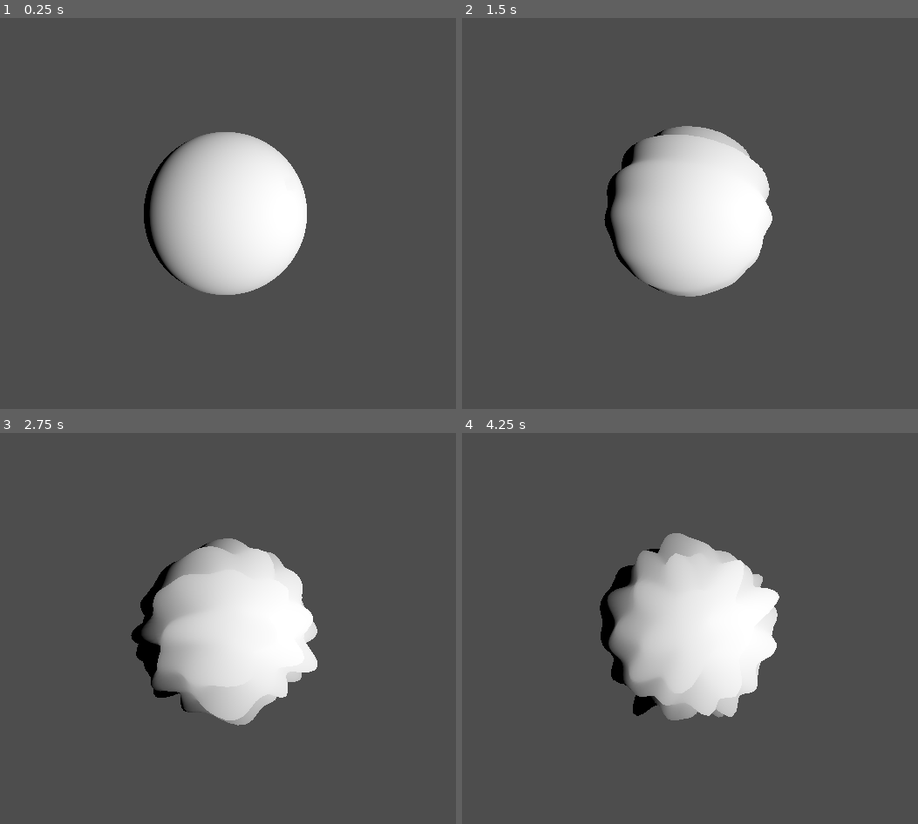
Above: before the commit, frames 1-4 (two rows, left to right).
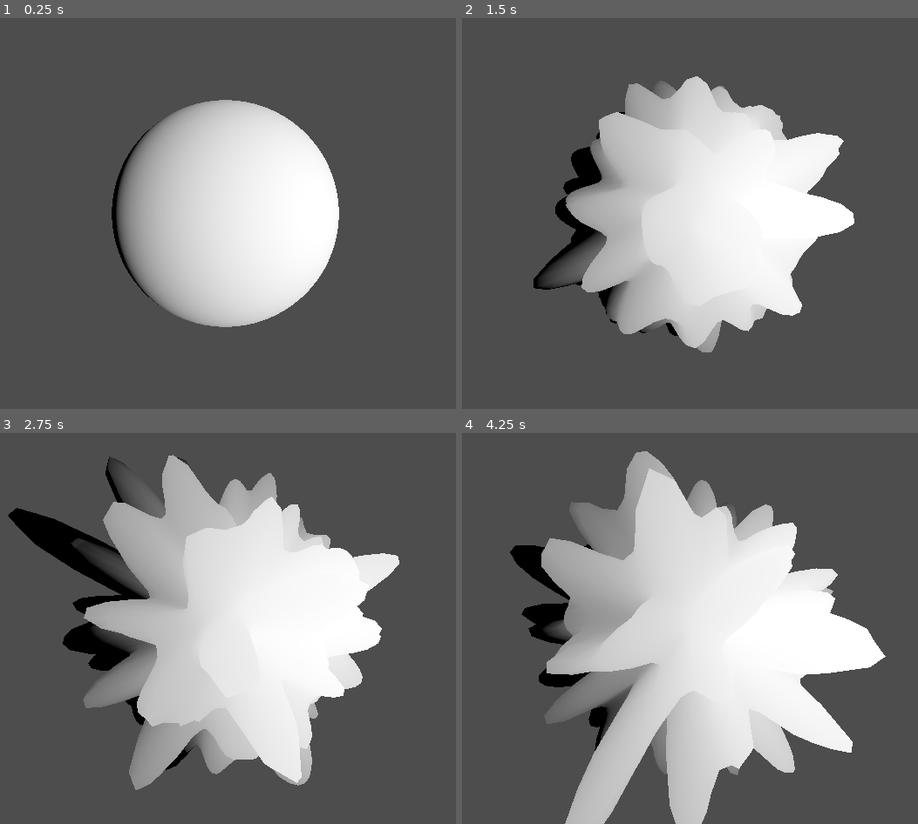
Above: after the commit, the same moments.

Repository: Routund/Earth_shakers
Game: Godot game, scene res://test.tscn
Same seed, same stepped clock (60 frames per second), same inputs: the game is played once before the commit and once after it.
Inputs:
- Up to frame 1 (0.25 s): no input
- Up to frame 2 (1.5 s): tap Enter at 0.5 s; hold Right (right) 0.53-1.28 s; hold Space (jump) 0.53-1.28 s; hold A (left) from 1.28 s (still down); tap Space (jump) at 1.35 s
- Up to frame 3 (2.75 s): tap Space (jump) at 1.52, 1.82 s; release A (left) at 2.03 s; hold Right (right) from 2.03 s (still down); hold Space (jump) from 2.03 s (still down)
- Up to frame 4 (4.25 s): release Space (jump) at 2.78 s; tap Space (jump) at 2.85, 3.02, 3.32 s; release Right (right) at 3.53 s; hold A (left) from 3.53 s (still down); hold Space (jump) from 3.53 s (still down)

The runs differ from the first frame. In frame 1, 14% of the frame differs, in the area x 24-75%, y 20-80%; in frame 2, 21%; in frame 3, 29%; in frame 4, 34%, in the area x 10-93%, y 4-100%.

Commit message:
Did things

Diff:
--- a/UvSphere.gd
+++ b/UvSphere.gd
@@ -5,11 +5,6 @@
 var radius = 1.6
 
 var k : float = 0
-
-const e : float = 2.718281
-const dampening : float = 1.8
-const phase_shift : float = PI/4
-const frequency = 15
 
 var surface_array = []
 
@@ -23,51 +18,6 @@
 
 func _ready():
 	randomize()
-	surface_array.resize(Mesh.ARRAY_MAX)
-
-	# Vertex indices.
-	var thisrow = 0
-	var prevrow = 0
-	var point = 0
-
-	# Loop over rings.
-	for i in range(rings + 1):
-		var v = float(i) / rings
-		var w = sin(PI * v)
-		var y = cos(PI * v)
-
-		# Loop over segments in ring.
-		for j in range(radial_segments + 1):
-			var u = float(j) / radial_segments
-			var x = sin(u * PI * 2.0)
-			var z = cos(u * PI * 2.0)
-			var vert = Vector3(x * radius * w, y * radius, z * radius * w)
-			verts.append(vert)
-			normals.append(vert.normalized())
-			uvs.append(Vector2(u, v))
-			point += 1
-
-			# Create triangles in ring using indices.
-			if i > 0 and j > 0:
-				indices.append(prevrow + j - 1)
-				indices.append(prevrow + j)
-				indices.append(thisrow + j - 1)
-
-				indices.append(prevrow + j)
-				indices.append(thisrow + j)
-				indices.append(thisrow + j - 1)
-
-		prevrow = thisrow
-		thisrow = point
-	# Assign arrays to surface array.
-	surface_array[Mesh.ARRAY_VERTEX] = verts
-	surface_array[Mesh.ARRAY_TEX_UV] = uvs
-	surface_array[Mesh.ARRAY_NORMAL] = normals
-	surface_array[Mesh.ARRAY_INDEX] = indices
-
-	# Create mesh surface from mesh array.
-	# No blendshapes, lods, or compression used.
-	mesh.add_surface_from_arrays(Mesh.PRIMITIVE_TRIANGLES, surface_array)
 
 func add_impact(impact_site : Vector3):
 	impact_site = impact_site.normalized()
@@ -81,17 +31,11 @@
 
 func _process(delta : float) -> void:
 	k+=delta
-	if Input.is_action_just_pressed("jump"):
+	if Input.is_action_pressed("jump"):
 		add_impact(Vector3(randf()- 0.5,randf() - 0.5,randf()-0.5).normalized())
-		if len(impact_points)==15:
+		if len(impact_points)==100:
 			impact_points.pop_at(0)
 
-	recalculate_positions()
-
-	surface_array[Mesh.ARRAY_VERTEX] = verts
-
-	mesh.clear_surfaces()
-	mesh.add_surface_from_arrays(Mesh.PRIMITIVE_TRIANGLES, surface_array)
 
 	if Input.is_action_pressed("left"):
 		rotation.y -= 0.02
--- a/ico_sphere.gd
+++ /dev/null
@@ -1,23 +0,0 @@
-extends Node3D
-@onready var mesh_instance : MeshInstance3D = get_node("Icosphere")
-var mdt : MeshDataTool = MeshDataTool.new()
-var k = 0
-
-# Called when the node enters the scene tree for the first time.
-func _ready() -> void:
-	mdt.create_from_surface(mesh_instance.mesh,0)
-	var verts = []
-	for i in range(mdt.get_vertex_count()):
-		var vert = mdt.get_vertex(i)
-		verts.append([vert,0])
-		for j in range(i-1):
-			if vert == verts[j][0]:
-				verts[j][1]+=1
-				print(verts[j][1])
-	pass # Replace with function body.
-
-
-# Called every frame. 'delta' is the elapsed time since the previous frame.
-func _process(delta: float) -> void:
-	k+=1
-	pass
--- a/planet_wave.gdshader
+++ b/planet_wave.gdshader
@@ -8,6 +8,7 @@
 const float dampening = 1.8;
 const float phase_shift = PI/4.0;
 const float frequency = 15.0;
+const float height = 0.1;
 
 
 void vertex() {
@@ -20,11 +21,11 @@
 		impact_point.xyz = (impact_point.xyz - vec3(0.5,0.5,0.5)) * 2.0;
 		float angle = acos(dot(vec_normal,impact_point.xyz));
 		float x = max(0,abs(angle - TIME + impact_point.a * 1000.0));
-		additive -= 0.1 * pow(e,-dampening * x) * (cos(frequency * x + phase_shift) + sin(frequency*x + phase_shift));
+		additive -= height * pow(e,-dampening * x) * (cos(frequency * x + phase_shift) + sin(frequency*x + phase_shift));
 		i+=1;
 	}
 
-	VERTEX = vec_normal * (radius + additive);
+	VERTEX = vec_normal * (length(VERTEX) + additive);
 }
 
 void fragment() {
--- a/test.tscn
+++ b/test.tscn
@@ -13,12 +13,16 @@
 shader_parameter/radius = 1.5
 shader_parameter/impact_data = ExtResource("2_bw1wi")
 
-[sub_resource type="ArrayMesh" id="ArrayMesh_du5ml"]
+[sub_resource type="SphereMesh" id="SphereMesh_hk8ae"]
+radius = 2.0
+height = 4.0
+radial_segments = 75
+rings = 75
 
 [node name="Node3D" type="Node3D"]
 
 [node name="DirectionalLight3D" type="DirectionalLight3D" parent="."]
-transform = Transform3D(0.796952, 0, 0.604043, 0, 1, 0, -0.604043, 0, 0.796952, 0, 0, 2.11431)
+transform = Transform3D(0.796952, 0, 0.604043, 0, 1, 0, -0.604043, 0, 0.796952, 16.9971, -9.53674e-07, 15.8772)
 
 [node name="MeshInstance3D3" type="MeshInstance3D" parent="."]
 visible = false
@@ -30,6 +34,6 @@
 
 [node name="MeshInstance3D2" type="MeshInstance3D" parent="."]
 material_override = SubResource("ShaderMaterial_cmlmp")
-mesh = SubResource("ArrayMesh_du5ml")
+mesh = SubResource("SphereMesh_hk8ae")
 skeleton = NodePath("")
 script = ExtResource("3_g7t4r")
Binary file changed: impact_img.png
